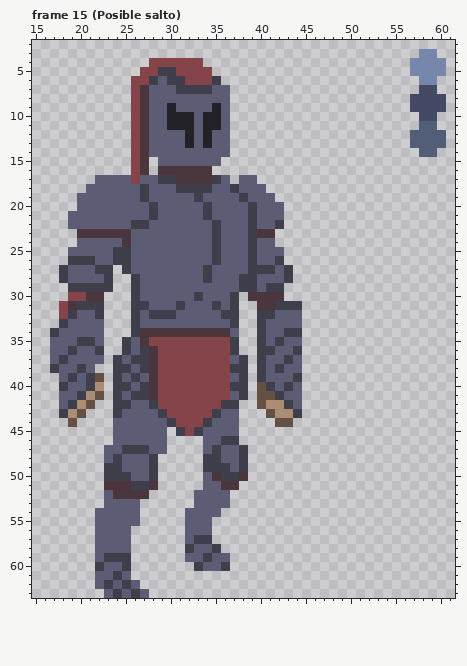
Pixel-art file -- Aseprite/MainCharacterFinal.aseprite. The picture above is the old version.
64x64 pixels, 101 frames. Shown: frame 15 (Posible salto): x 15..61, y 2..63. The commit also changed other frames, which this record leaves out.
And afterwards:
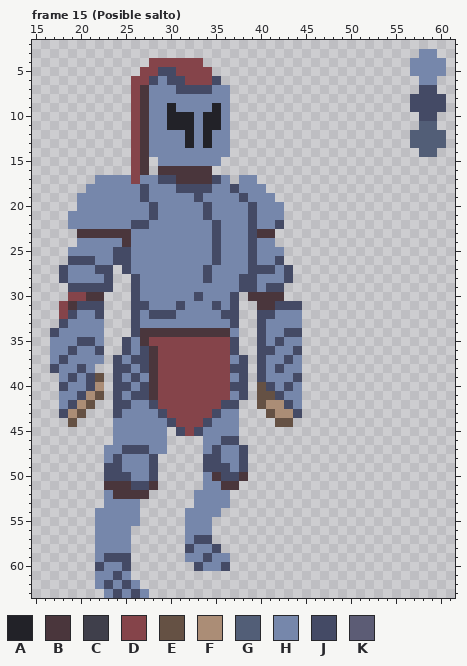
Palette (. is transparent): A #222228  B #4a363c  C #3f3f4b  D #85444a  E #655144  F #ab8d76  G #525e77  H #7687ab  J #444a65  K #5c5c75
Commit: [AnimaciondeSaltoFinal&PressJ]
From old to new:
Changed rows in their new state; - is an unchanged pixel.
Frame 15 (Posible salto), layer "Nuevoo color":
first column x 17:
 5 ------------JJ--------------
 6 -----------JHJJ---J---------
 7 -----------HHHJJJJHH--------
 8 -----------HHHHHHHHH--------
 9 -----------HH-HHHH-H--------
10 -----------HH---H--H--------
11 -----------HH---H--H--------
12 -----------HHHH-H-HH--------
13 -----------HHHH-H-HH--------
14 -----------HHHHHHHHH--------
15 ------------HHHHHHH---------
17 -----HHHH-HHJJ----JH-HH-----
18 ----HHHHHHJHHHJJJJHHJHHH----
19 ---HHHHHHHJHHHHHJHHHHJHHH---
20 ---HHHHHHHHJHHHHHJHHHHJHHH--
21 --HHHHHHHHHJHHHHHJHHHHJHHH--
22 --HHHHHHHJJHHHHHHHJHHHJHHJ--
23 ---------HHHHHHHHHJHHHJ-----
24 ---HHHHH-HHHHHHHHHJHHHJHH---
25 --HHHHHJJHHHHHHHHHJHHHJHHH--
26 --JJJHHJJHHHHHHHHHJHHHJHHJ--
27 -JHHHJJ-JHHHHHHHHJHHHHJJJHJ-
28 -JHHHHJ--JHHHHHHHJHHHJJHHHJ-
29 --JJJJJ--JHHHHHHHHHHHJJHJJ--
30 ---------JHHHHHHJHHHJ-------
31 ---JJJ---JJHHHJHHHJHJ----JJJ
32 --JHHJ---JHJJJHHHHHJJ--JJHHH
33 -JHHHH---JHHHHHHHHHHJ--JHHHH
34 JHHHHH---J----------H--JHHJJ
35 HHHJJH--JH----------J--JHJHH
36 HHJHHJ--JHJ---------J--JJHHJ
37 HJHHHH-JHJJ---------HJ-JHHJH
38 JHHJH--JJHJ---------JJ-JHJHH
39 -HJHJ--JHJH---------HJ-JHHHJ
40 -JHHJ--JJHJ---------JJ--JHJH
41 -HHJ---JHJJ---------HJ---JHH
42 -HJ----JJHHJ-------JJ-----JH
43 -J-----JHHHHJ-----JHH------J
44 -------HHHHHHJ---JHHH-------
45 -------HHHHHH-J-JHHHH-------
46 -------HHHHHH----HHJJ-------
47 ------HHJJJHH----HJHHJ------
48 ------HJHHHJ-----JJHHJ------
49 ------JJHHHJ-----JJJHJ------
50 ------JJJHHJ-----H-JJ-------
51 ---------JJ------HH---------
52 ------H---------HHHH--------
53 ------HHHH------HHHH--------
54 -----HHHHH-----HHHH---------
55 -----HHHHH-----HHH----------
56 -----HHHH------HHH----------
57 -----HHHH------HJJ----------
58 -----HHHH------JHHJ---------
59 -----HJJJ------HHJHH--------
60 -----JHHJ-------JHHJ--------
61 -----HHJH-------------------
62 -----HJHJH------------------
63 ------HJHJH-----------------
